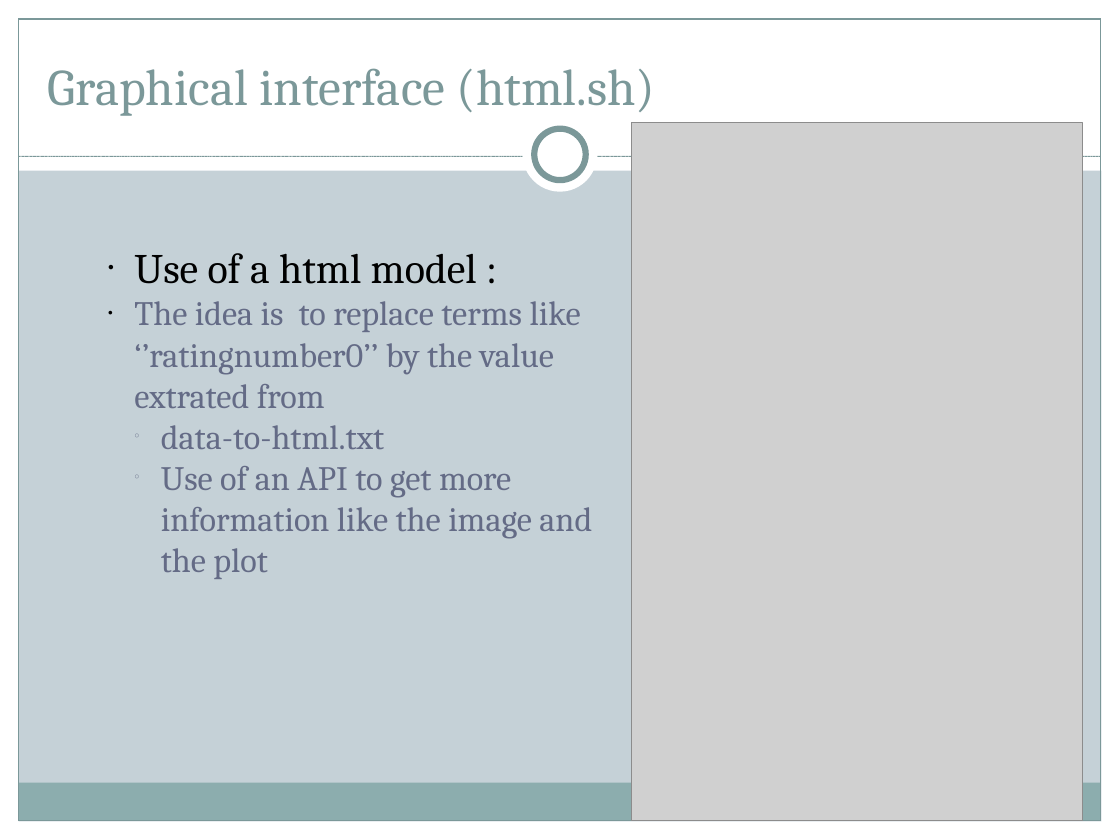
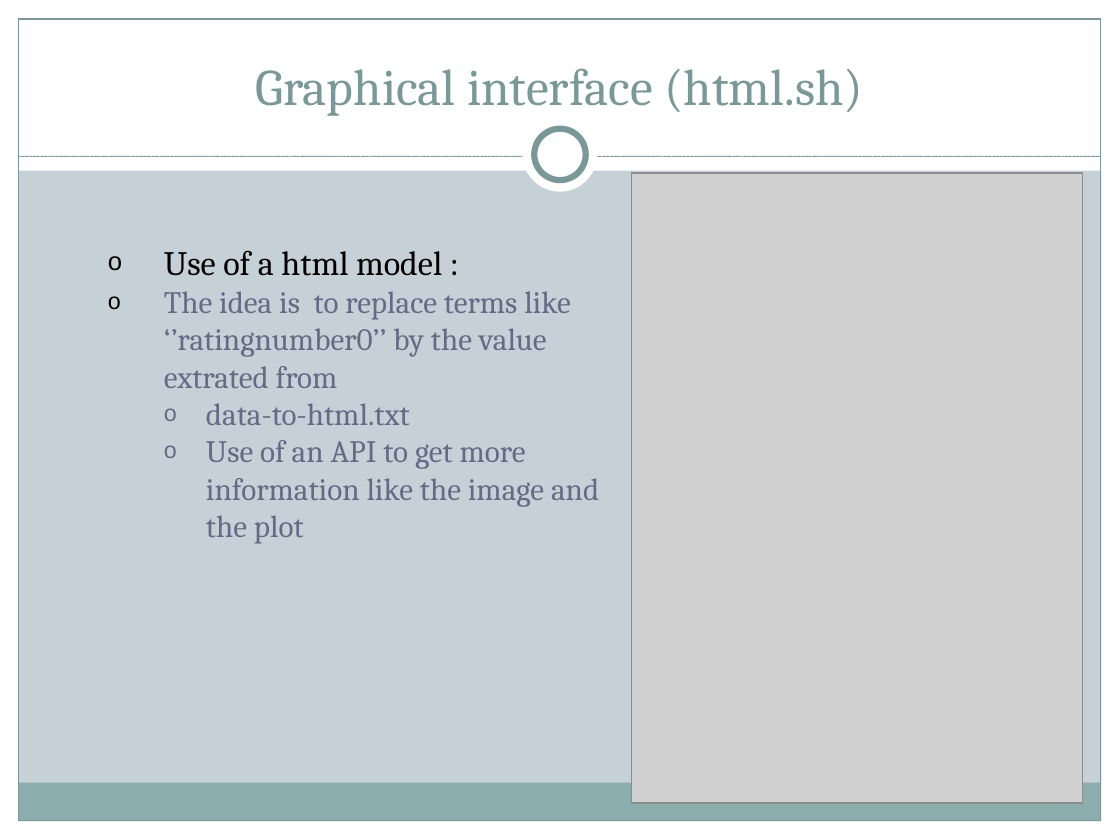
Before and after one commit to peiyunli/isepldc2014, a slide deck: slide 21 of projects/film/presentations/presentation-finale-13-06-14.pptx (slide 17 before the commit). Drawn at 1120x840 pixels with LibreOffice and Linux fonts; fonts in the diff are those of the drawing; grey boxes stand for pictures. Boxes give left, top, right and bottom in pixels: in the first picture for what was removed or moved away, otherwise in the second. Text is boxed around its words. In the diff, an @@ line names an element or a change of style, - is before the commit and + after.

```diff
--- a/projects/film/presentations/presentation-finale-13-06-14.pptx
+++ b/projects/film/presentations/presentation-finale-13-06-14.pptx
@@ text "Graphical interface (html.sh)" at [256,68,863,116]: alignment left to centre @@
@@ picture: place and size @@
-picture at [632,123,1082,821]
+picture at [632,174,1082,803]
@@ text "Use of a html model ..." at [164,250,599,544]: size 27 to 22 pt in "Use of a html model :"; size 22 to 20 pt in "The idea is to replace terms like ...", "Use of an API to get more ..."; bullet ● to o; bullet ○ to o @@
```
Also in this commit, not shown: 23 other slides changed, 4 slides added, 12 other files.
